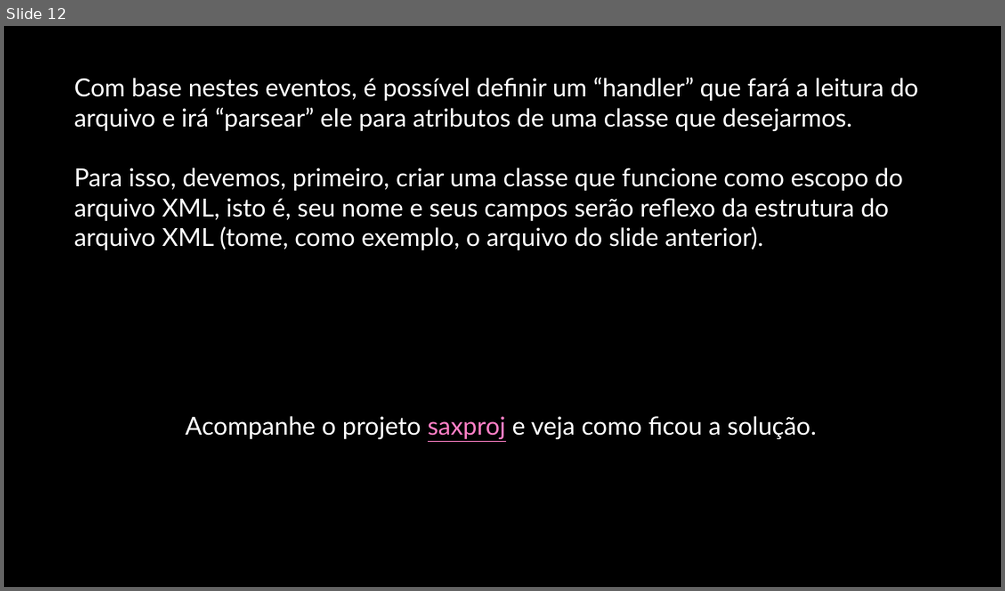
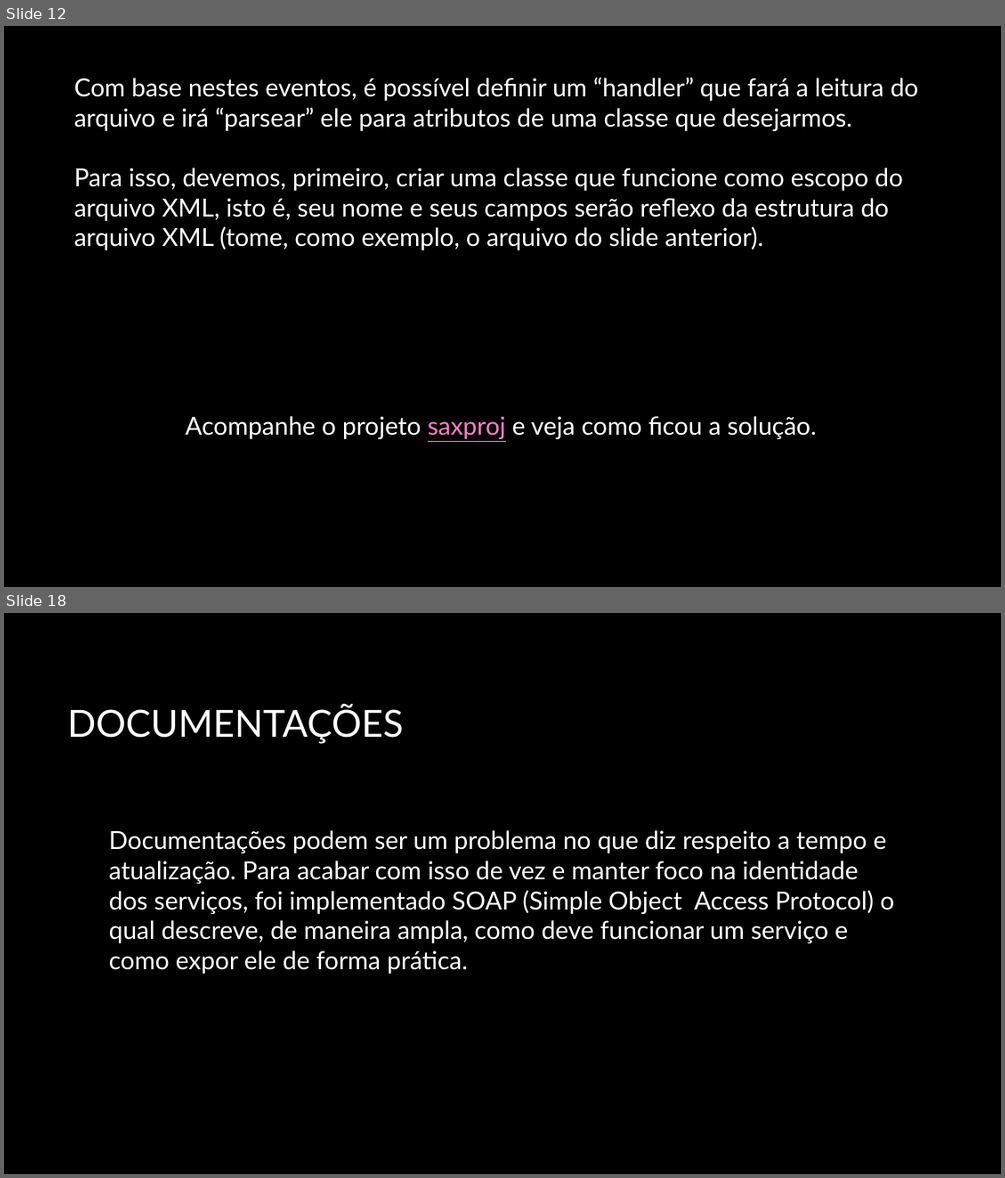
Before and after one commit to professordouglasfilho/aulasetutoriais, a slide deck: aulas/modulo4/Módulo 4 - Webservices.pptx. Shown one above the other, each under a label of ours: slide 12 before the commit, slides 12 and 18 after it; the slides between them are not shown. The pictures are 1005x591 and 1005x1178 pixels, drawn with LibreOffice and Linux fonts; fonts in the diff are those of the drawing; background and template pictures are left out. Boxes give left, top, right and bottom in pixels: in the first picture for what was removed or moved away, otherwise in the second. Text is boxed around its words. In the diff, an @@ line names an element or a change of style, - is before the commit and + after.

Commit message:
Atualização das aulas

```diff
--- a/aulas/modulo4/Módulo 4 - Webservices.pptx
+++ b/aulas/modulo4/Módulo 4 - Webservices.pptx
@@ slide 18 added at box(4, 613, 1001, 1174), background picture (left out) @@
@@ title added at box(67, 705, 403, 744), 36 pt, text #FFFFFF @@
+DOCUMENTAÇÕES
@@ text added at box(109, 830, 894, 973), 24 pt, text #FFFFFF @@
+Documentações podem ser um problema no que diz respeito a tempo e atualização. Para acabar com isso de vez e manter foco na identidade dos serviços, foi implementado SOAP (Simple Object Access Protocol) o qual descreve, de maneira ampla, como deve funcionar um serviço e como expor ele de forma prática.
```
Also in this commit, not shown: 2 slides changed, 10 other slides added, 19 other files.
